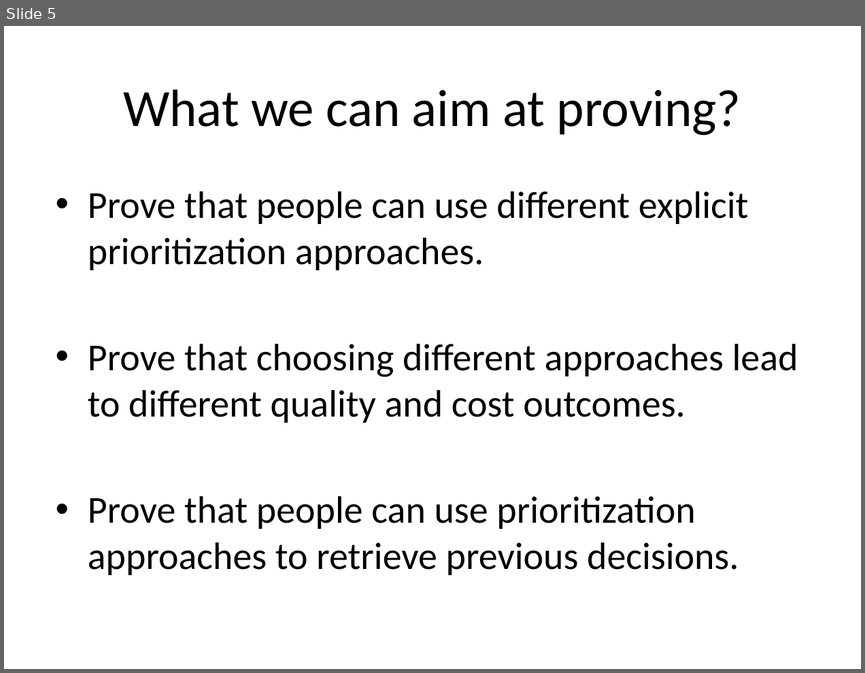
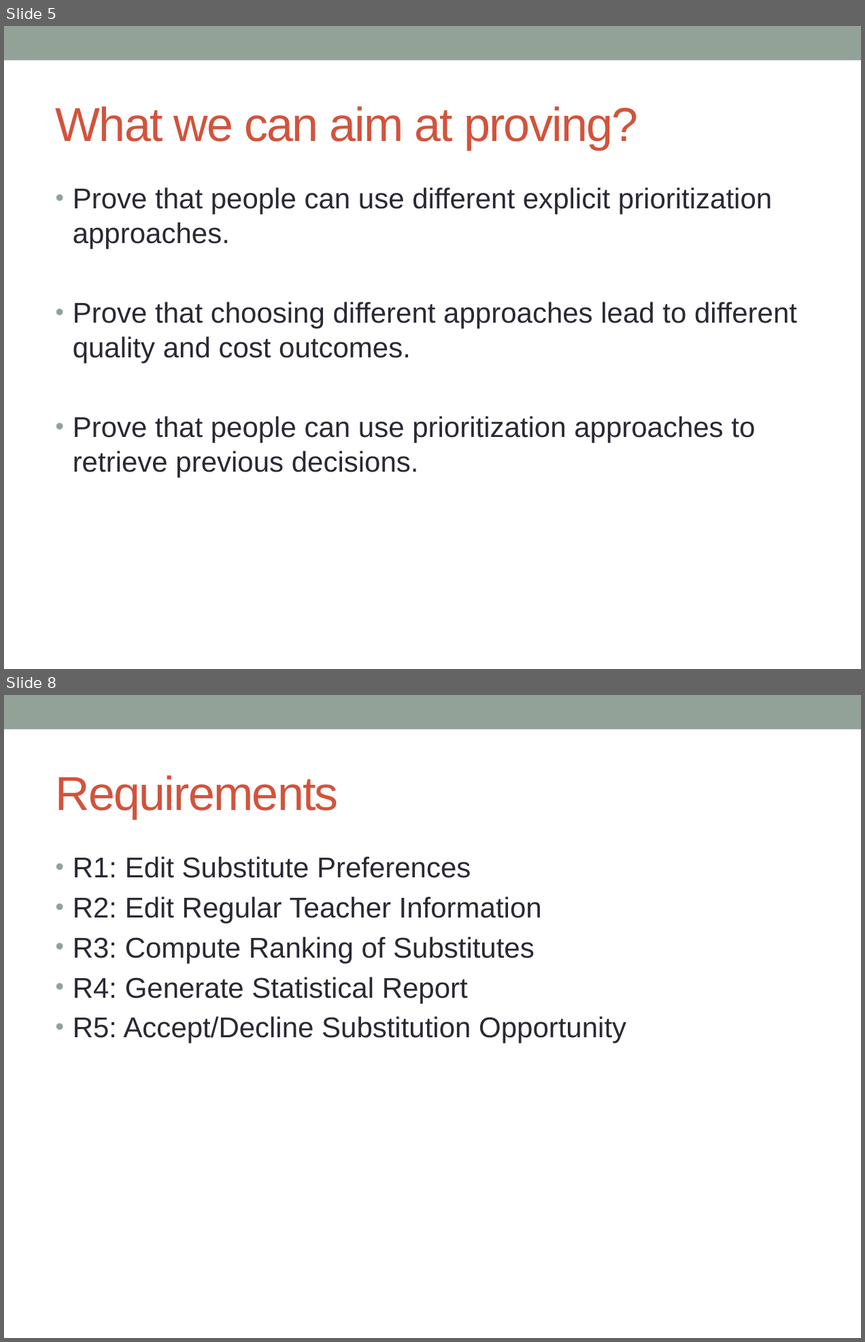
Before and after one commit to christianadriano/ReqEngResearch, a slide deck: Paper_TraceabilityBasedPrioritization/Writing/ProposalsToContinue.pptx. Shown one above the other, each under a label of ours: slide 5 before the commit, slides 5 and 8 after it; the slides between them are not shown. The pictures are 865x673 and 865x1342 pixels, drawn with LibreOffice and Linux fonts; fonts in the diff are those of the drawing. Boxes give left, top, right and bottom in pixels: in the first picture for what was removed or moved away, otherwise in the second. Text is boxed around its words. In the diff, an @@ line names an element or a change of style, - is before the commit and + after.

```diff
--- a/Paper_TraceabilityBasedPrioritization/Writing/ProposalsToContinue.pptx
+++ b/Paper_TraceabilityBasedPrioritization/Writing/ProposalsToContinue.pptx
@@ slide 8 added at [4,695,861,1338], background #FFFFFF; not listed: 1 template element that a slide beside it also shows @@
@@ title added at [56,775,339,819], 40 pt, text #D2533C @@
+Requirements
@@ text added at [73,856,626,1043], 24 pt, text #292934 @@
+• R1: Edit Substitute Preferences
+• R2: Edit Regular Teacher Information
+• R3: Compute Ranking of Substitutes
+• R4: Generate Statistical Report
+• R5: Accept/Decline Substitution Opportunity
@@ slide 5 changed as well @@
@@ rectangle added at [4,26,861,60], fill #93A299 @@
@@ title "What we can aim at ...": place and size @@
-title "What we can aim at ..." at [123,89,741,135]
+title "What we can aim at ..." at [56,106,638,150]
@@ title "What we can aim at ..." at [56,106,638,150]: size 44 to 40 pt, font Calibri to Arial, text colour #000000 to #D2533C, letter spacing 0 to -1 pt; alignment centre to left @@
@@ text "Prove that people can use ..." at [73,187,797,477]: size 32 to 24 pt, font Calibri to Arial, text colour #000000 to #292934; indent changed; less space between paragraphs @@
```
Also in this commit, not shown: 4 other slides changed, 11 other slides added, 6 other files.
